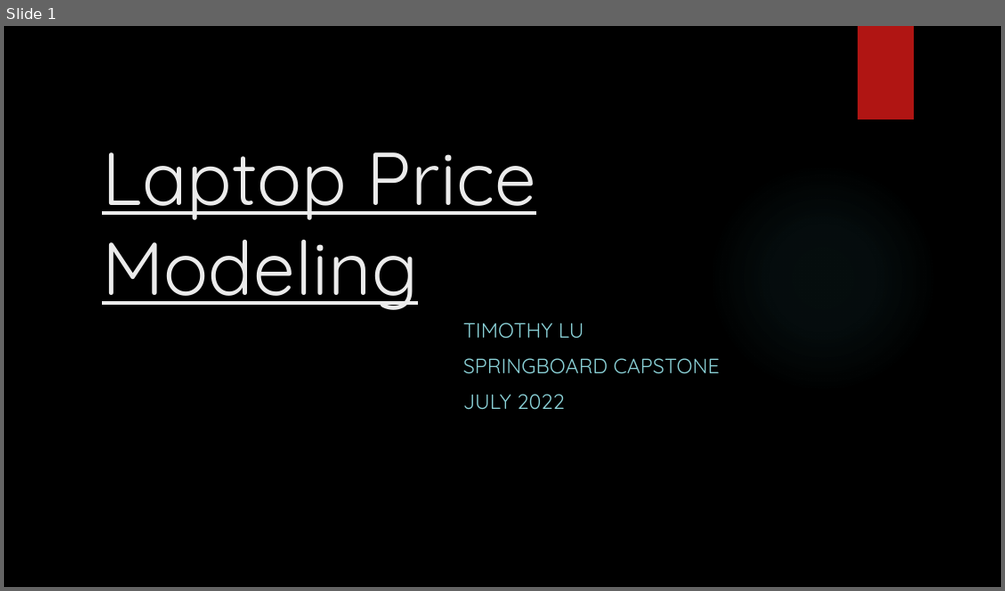
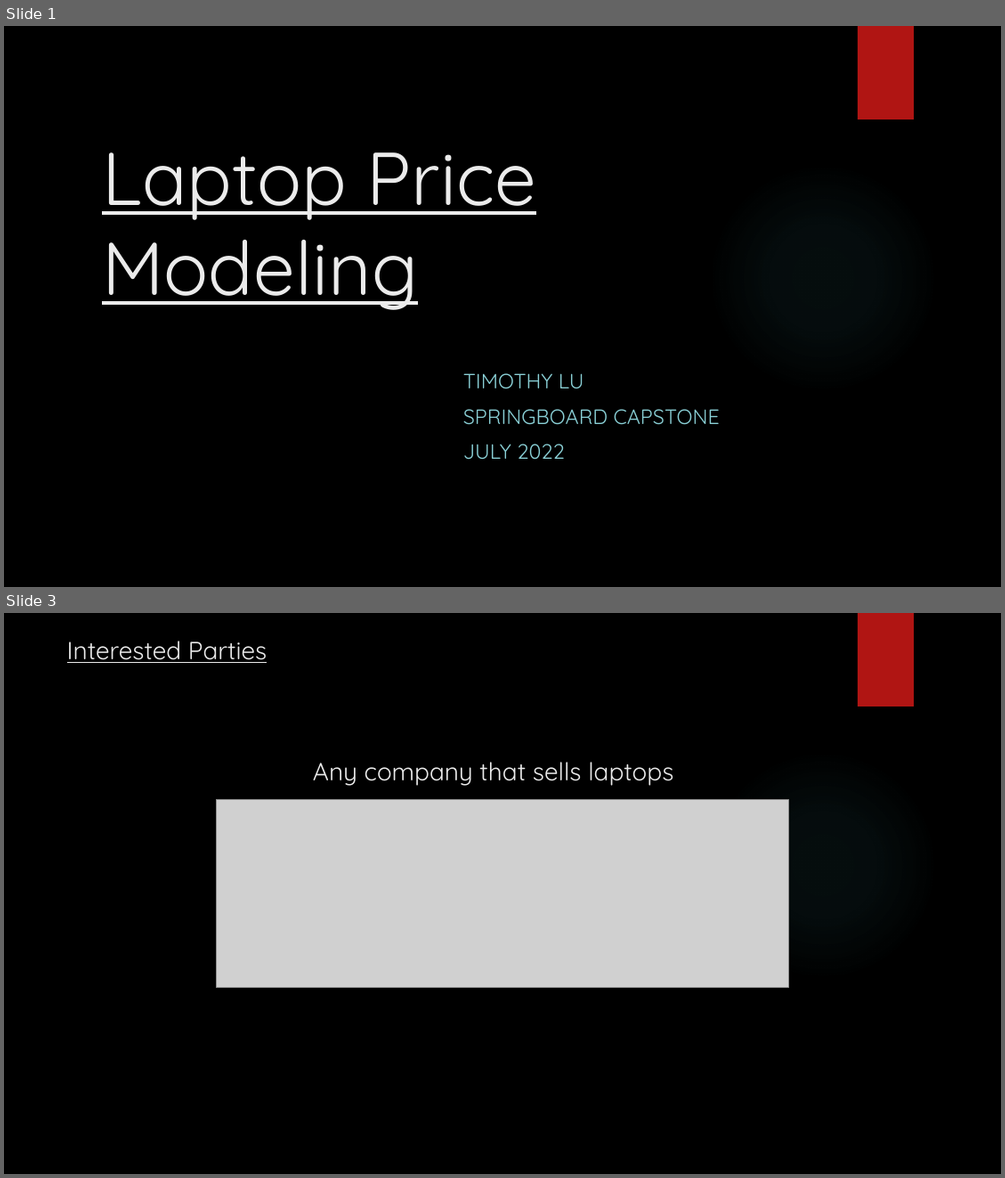
Before and after one commit to lutimoth/LaptopPriceModeling, a slide deck: reports and metrics/Laptop_Capstone_Presentation.pptx. Shown one above the other, each under a label of ours: slide 1 before the commit, slides 1 and 3 after it; the slides between them are not shown. The pictures are 1005x591 and 1005x1178 pixels, drawn with LibreOffice and Linux fonts; fonts in the diff are those of the drawing; grey boxes stand for pictures; background and template pictures are left out. Boxes give left, top, right and bottom in pixels: in the first picture for what was removed or moved away, otherwise in the second. Text is boxed around its words. In the diff, an @@ line names an element or a change of style, - is before the commit and + after.

Commit message:
Updating for final submission
Created graph image for XGBoost tree, finished final powerpoint, created some other images, updated the Laptop Pricing Model notebook for more detail and cluster understanding

```diff
--- a/reports and metrics/Laptop_Capstone_Presentation.pptx
+++ b/reports and metrics/Laptop_Capstone_Presentation.pptx
@@ slide 3 added at (4, 613, 1001, 1174), background picture (left out); not listed: 2 template elements that a slide beside it also shows @@
@@ title added at (67, 641, 267, 663), 24 pt, text #EBEBEB, underline @@
+Interested Parties
@@ text added at (313, 762, 673, 786), 24 pt, text #EBEBEB @@
+Any company that sells laptops
@@ picture added at (217, 799, 788, 988) @@
@@ slide 1 changed as well @@
@@ subtitle "TIMOTHY LU": place and size @@
-subtitle "TIMOTHY LU" at (463, 322, 720, 410)
+subtitle "TIMOTHY LU" at (463, 373, 720, 459)
```
Also in this commit, not shown: 7 other slides changed, 7 other slides added, 6 slides removed, 5 other files.
